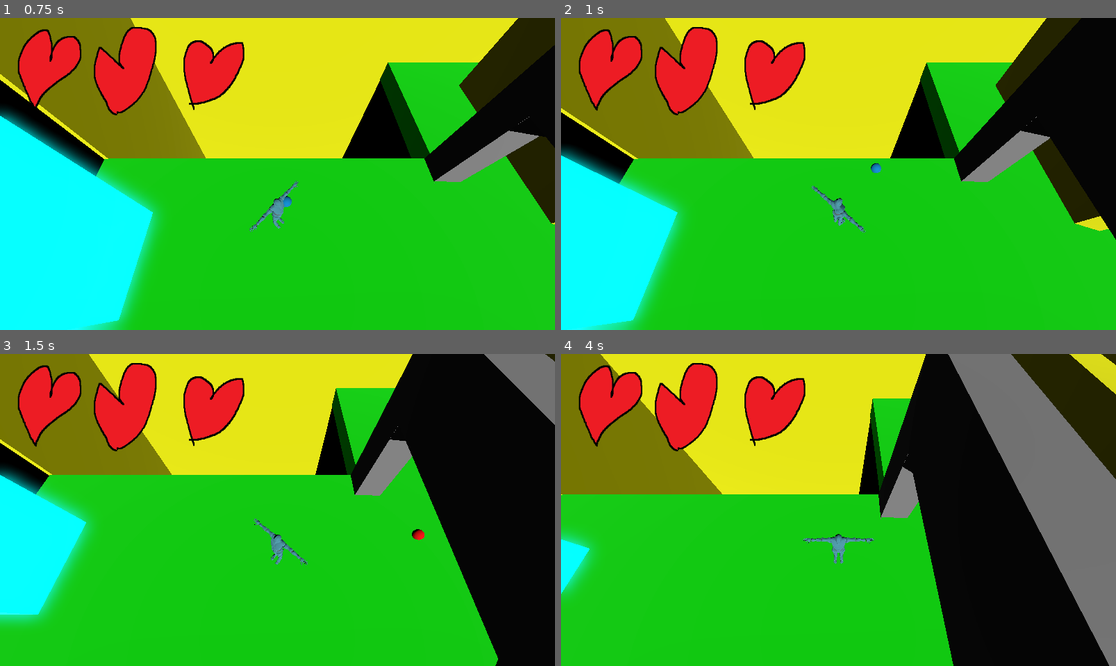
Above: before the commit, frames 1-4 (two rows, left to right).
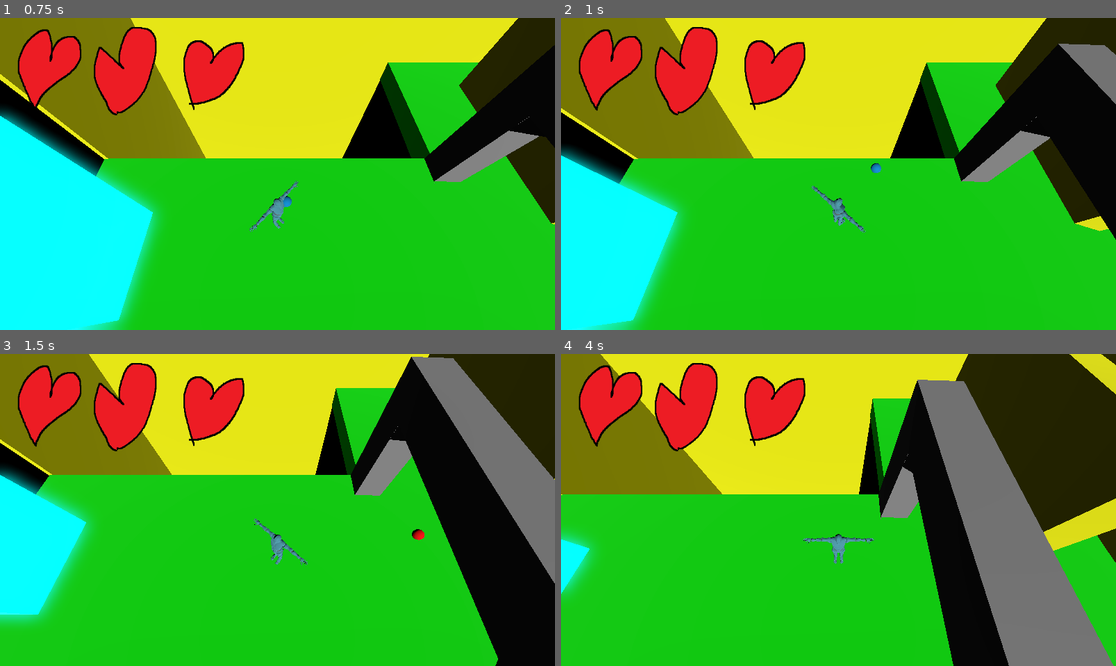
Above: after the commit, the same moments.

Repository: Alvin-Cha/Game-Skripsi
Game: Godot game, scene res://scenes/main/world.tscn
Two runs of this game, one before a commit and one after it. Both use one fixed random seed, a clock stepped at 60 frames per second and the inputs below.
Inputs (mouse positions are in pixels of both pictures, inside the frame that each line leads up to):
- Up to frame 1 (0.75 s): tap Enter (ui_accept) at 0.5 s; move the mouse to (399, 158) at 0.52 s; hold D from 0.53 s (still down); tap F at 0.6 s; click (399, 158) at 0.67 s
- Up to frame 2 (1 s): keep holding D; tap Enter (ui_accept) at 0.77 s
- Up to frame 3 (1.5 s): move the mouse to (166, 525) at 1.27 s; release D at 1.28 s; hold S from 1.28 s (still down); tap F at 1.35 s
- Up to frame 4 (4 s): tap Enter (ui_accept) at 1.52, 3.02, 3.77 s; move the mouse to (894, 441) at 2.02 s; release S at 2.03 s; hold D 2.03-2.78 s; tap F at 2.1, 2.85, 3.6 s; move the mouse to (810, 572) at 2.77 s; hold W 2.78-3.53 s; click (810, 572) at 2.92 s; move the mouse to (1005, 556) at 3.52 s; hold A from 3.53 s (still down)

Frame 1 is identical in both runs. In frame 2, 1.7% of the frame differs, in the area x 75-100%, y 0-36%; in frame 3, 9.6%; in frame 4, 24%, in the area x 64-100%, y 0-100%.

Commit message:
Update world.tscn

Diff:
--- a/scenes/main/world.tscn
+++ b/scenes/main/world.tscn
@@ -332,8 +332,8 @@
 transform = Transform3D(-0.08190802, 0.020699559, -0.9964249, -0.0015782127, 0.99978036, 0.020898992, 0.99663866, 0.003284352, -0.08185735, -11.333342, 1.3806262, 2.4080496)
 
 [node name="CSGBox3D" type="CSGBox3D" parent="Placeholders/Gate" unique_id=1476538714]
-transform = Transform3D(0.99796593, -0.0013355154, 0.06373572, 0.0013290131, 1, 0.00014305595, -0.063734904, -5.8372432e-05, 0.99796987, -0.45730615, 2.0652568, -0.054636955)
-size = Vector3(7.593628, 5.2442627, 1)
+transform = Transform3D(0.99796593, -0.0013355154, 0.06373572, 0.0013290131, 1, 0.00014305595, -0.063734904, -5.8372432e-05, 0.99796987, -0.45673203, 1.6354775, -0.054611206)
+size = Vector3(7.593628, 4.3847046, 1)
 
 [node name="CSGBox3D2" type="CSGBox3D" parent="Placeholders/Gate" unique_id=1767521360]
 transform = Transform3D(0.99778086, -0.0013960759, 0.066619456, 0.0013890681, 1, 0.00015156023, -0.0666188, -5.8716527e-05, 0.9977764, -0.48767614, 1.118779, 0.014224052)
